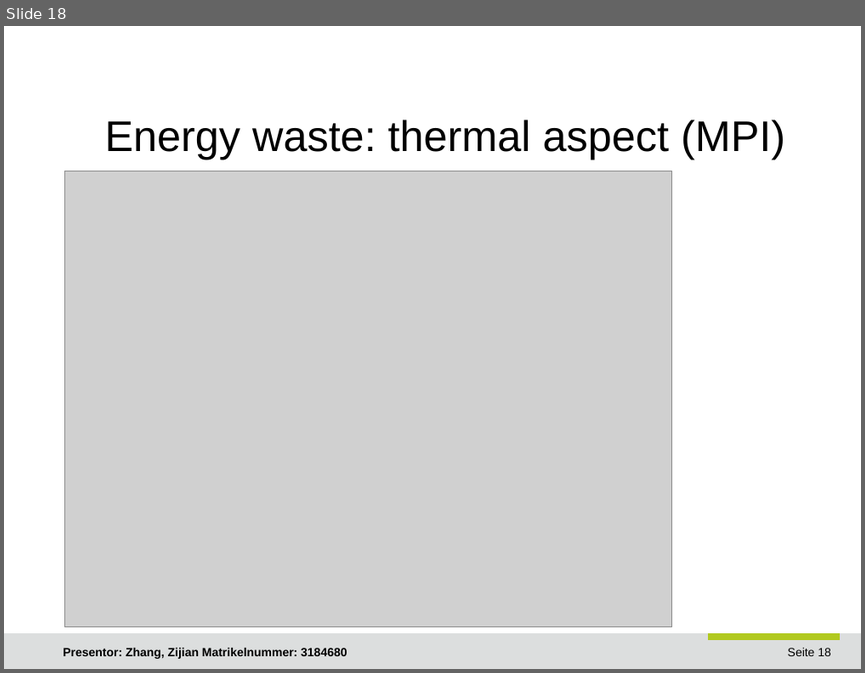
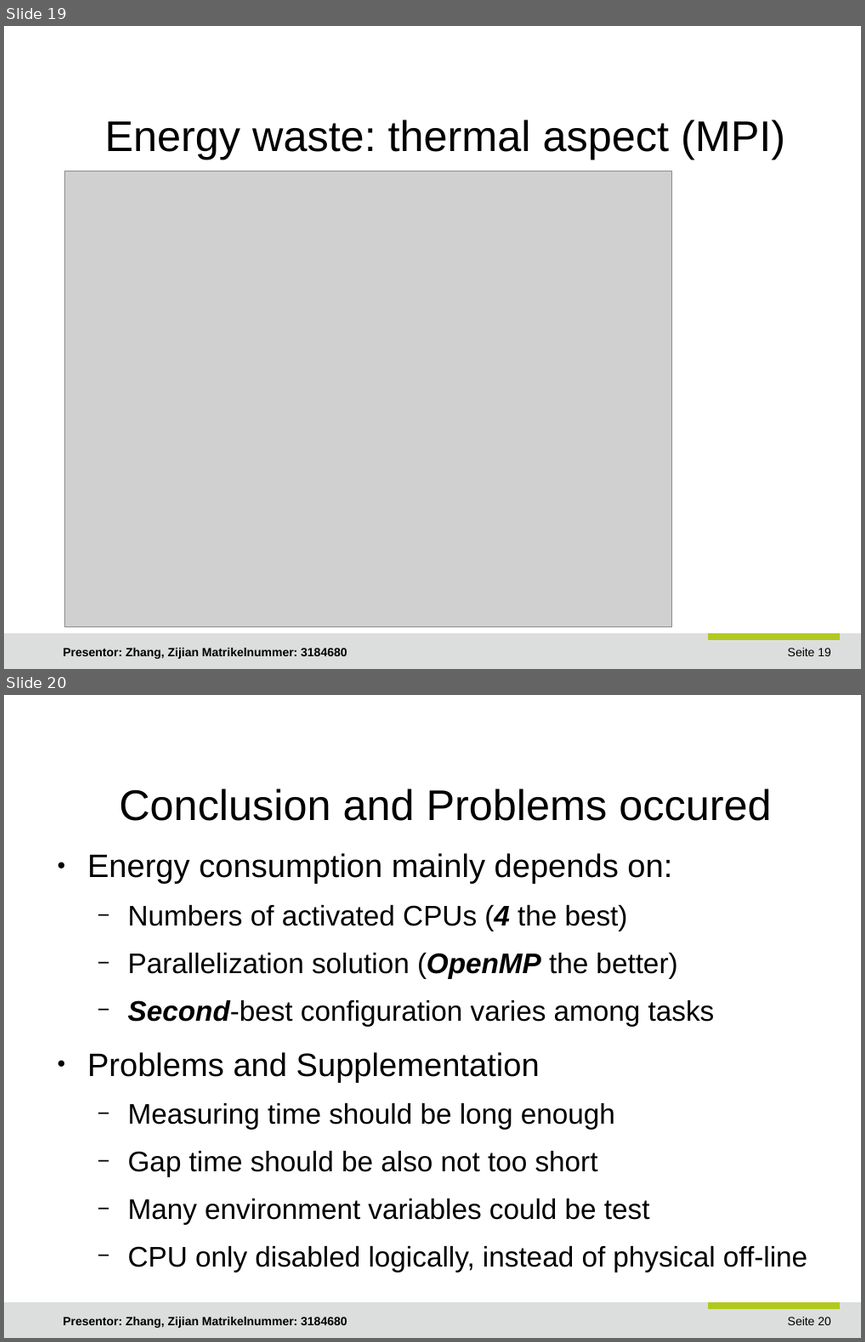
Before and after one commit to JoshuaGhost/hpc_data, a slide deck: presentation/Zhang_Zijian_HPC.odp. Shown one above the other, each under a label of ours: slide 18 before the commit, slides 19 and 20 after it. The pictures are 865x673 and 865x1342 pixels, drawn with LibreOffice and Linux fonts; fonts in the diff are those of the drawing; grey boxes stand for pictures; background and template pictures are left out. Boxes give left, top, right and bottom in pixels: in the first picture for what was removed or moved away, otherwise in the second. Text is boxed around its words. In the diff, an @@ line names an element or a change of style, - is before the commit and + after.

```diff
--- a/presentation/Zhang_Zijian_HPC.odp
+++ b/presentation/Zhang_Zijian_HPC.odp
@@ slide 20 added at [4,695,861,1338], background #FFFFFF; not listed: 3 template elements that a slide beside it also shows @@
@@ title added at [119,789,771,821], 36 pt, text #000000 @@
+Conclusion and Problems occured
@@ text added at [87,853,807,1271], 23.8 pt, text #000000 @@
+● Energy consumption mainly depends on:
+  − Numbers of activated CPUs (4 the best)
+  − Parallelization solution (OpenMP the better)
+  − Second-best configuration varies among tasks
+● Problems and Supplementation
+  − Measuring time should be long enough
+  − Gap time should be also not too short
+  − Many environment variables could be test
+  − CPU only disabled logically, instead of physical off-line
@@ text added at [63,1316,347,1327], 10 pt, text #000000, bold @@
+Presentor: Zhang, Zijian Matrikelnummer: 3184680
@@ what was slide 18 is now slide 19 @@
@@ page number at [788,647,831,656]: text changed @@
-Seite 18
+Seite 19
```
Also in this commit, not shown: 6 slides changed, 1 other slide added, 14 other files.
